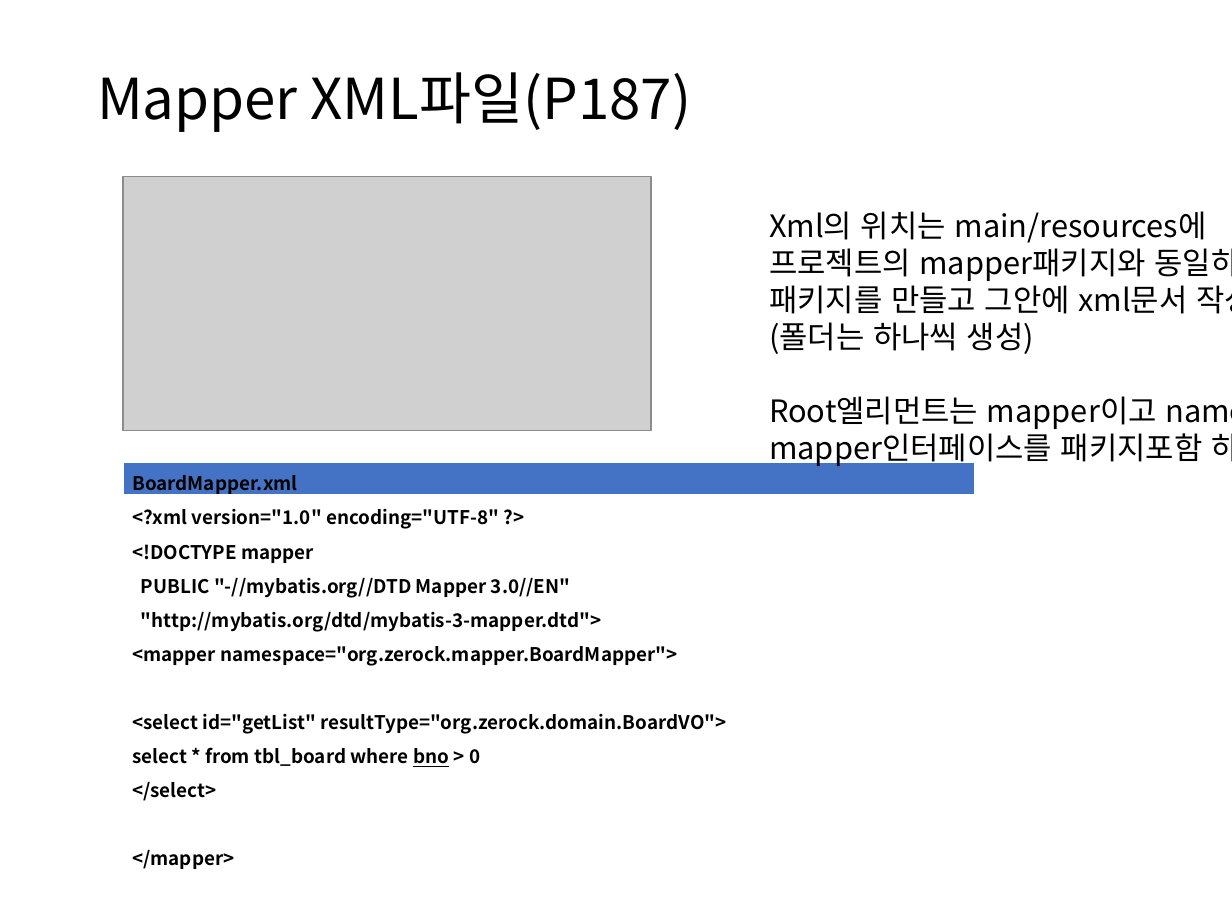
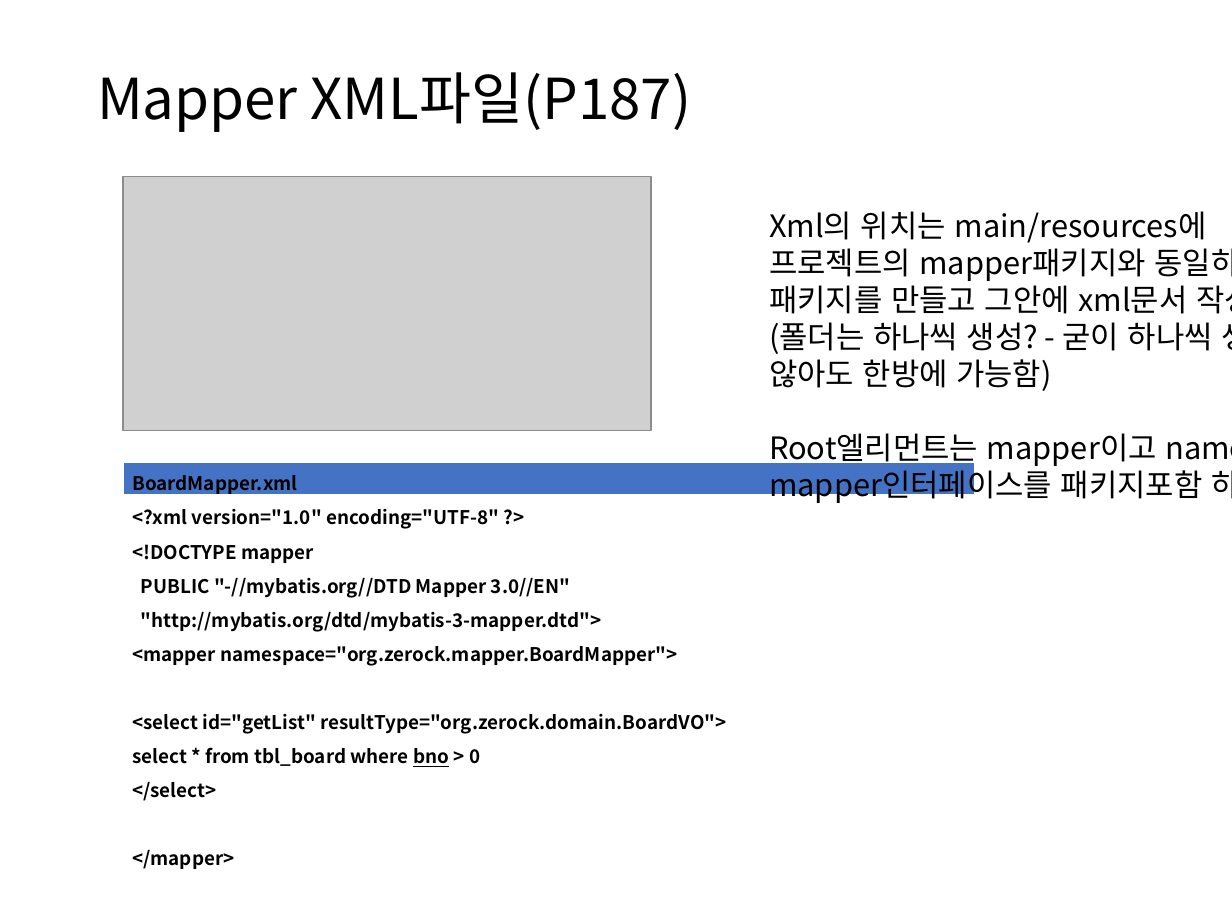
Before and after one commit to itrecipe/Web_Study_ez, a slide deck: slide 21 of spring - 학습자료/PART3.pptx. Drawn at 1232x924 pixels with LibreOffice and Linux fonts; fonts in the diff are those of the drawing; grey boxes stand for pictures. Boxes give left, top, right and bottom in pixels: in the first picture for what was removed or moved away, otherwise in the second. Text is boxed around its words. In the diff, an @@ line names an element or a change of style, - is before the commit and + after.

Commit message:
spring_학습자료
23.4.20

```diff
--- a/spring - 학습자료/PART3.pptx
+++ b/spring - 학습자료/PART3.pptx
@@ text at box(769, 211, 1232, 391): text changed @@
-Xml의 위치는 main/resources에
-프로젝트의 mapper패키지와 동일하게
-패키지를 만들고 그안에 xml문서 작성
-(폴더는 하나씩 생성)
+Xml의 위치는 main/resources에
+프로젝트의 mapper패키지와 동일하게
+패키지를 만들고 그안에 xml문서 작성
+(폴더는 하나씩 생성? - 굳이 하나씩 생성하지
+않아도 한방에 가능함)
```
